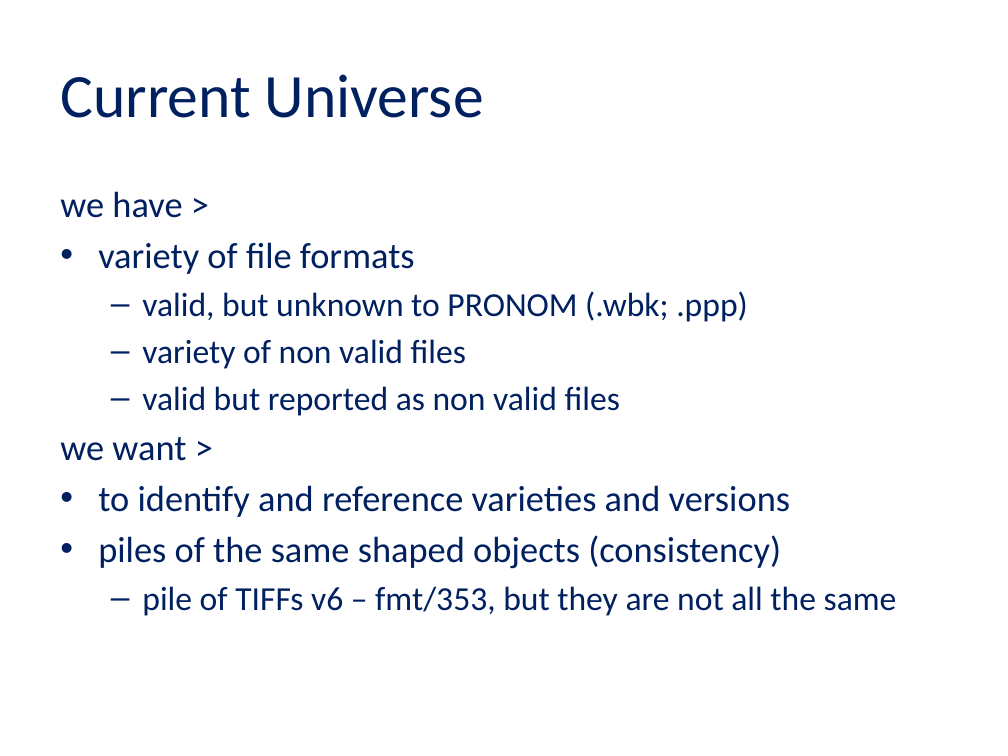
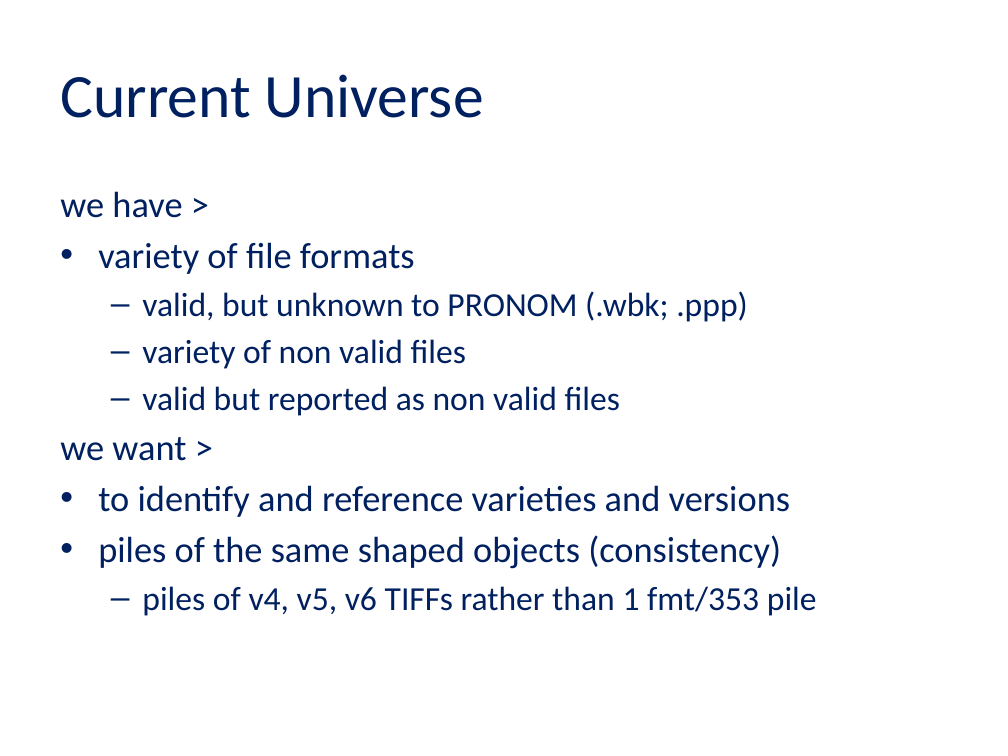
Before and after one commit to jaygattuso/iPres2014-format-workshop, a slide deck: slide 5 of Slides/Session 2 iPRES_Jan_Hutar_workshop.pptx. Drawn at 1008x756 pixels with LibreOffice and Linux fonts; fonts in the diff are those of the drawing; background and template pictures are left out. Boxes give left, top, right and bottom in pixels: in the first picture for what was removed or moved away, otherwise in the second. Text is boxed around its words. In the diff, an @@ line names an element or a change of style, - is before the commit and + after.

```diff
--- a/Slides/Session 2 iPRES_Jan_Hutar_workshop.pptx
+++ b/Slides/Session 2 iPRES_Jan_Hutar_workshop.pptx
@@ text at (142,586,817,616): text changed @@
-  – pile of TIFFs v6 – fmt/353, but they are not all the same
+  – piles of v4, v5, v6 TIFFs rather than 1 fmt/353 pile
```
Also in this commit, not shown: 12 other slides changed, 2 other files.
